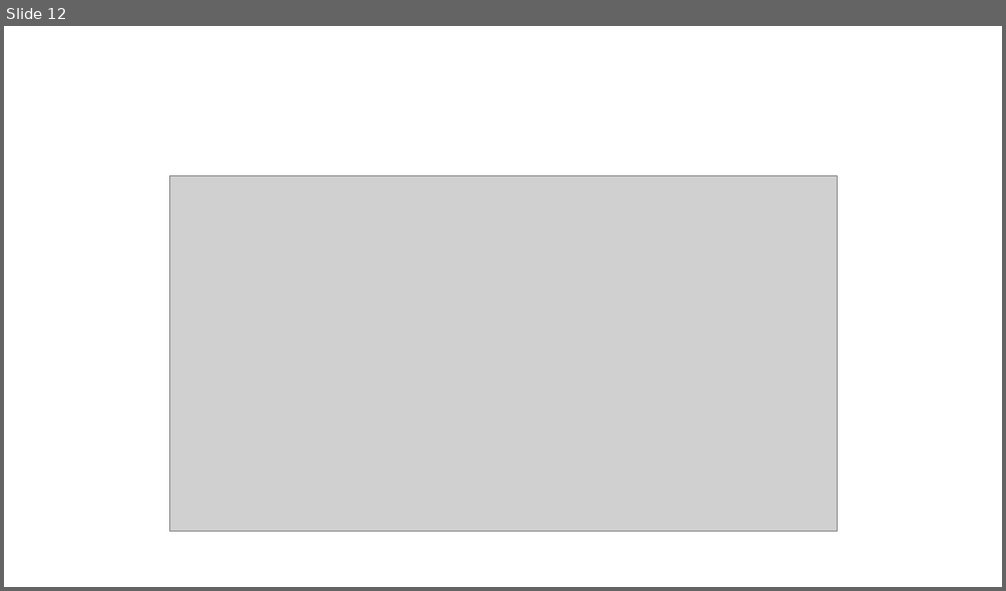
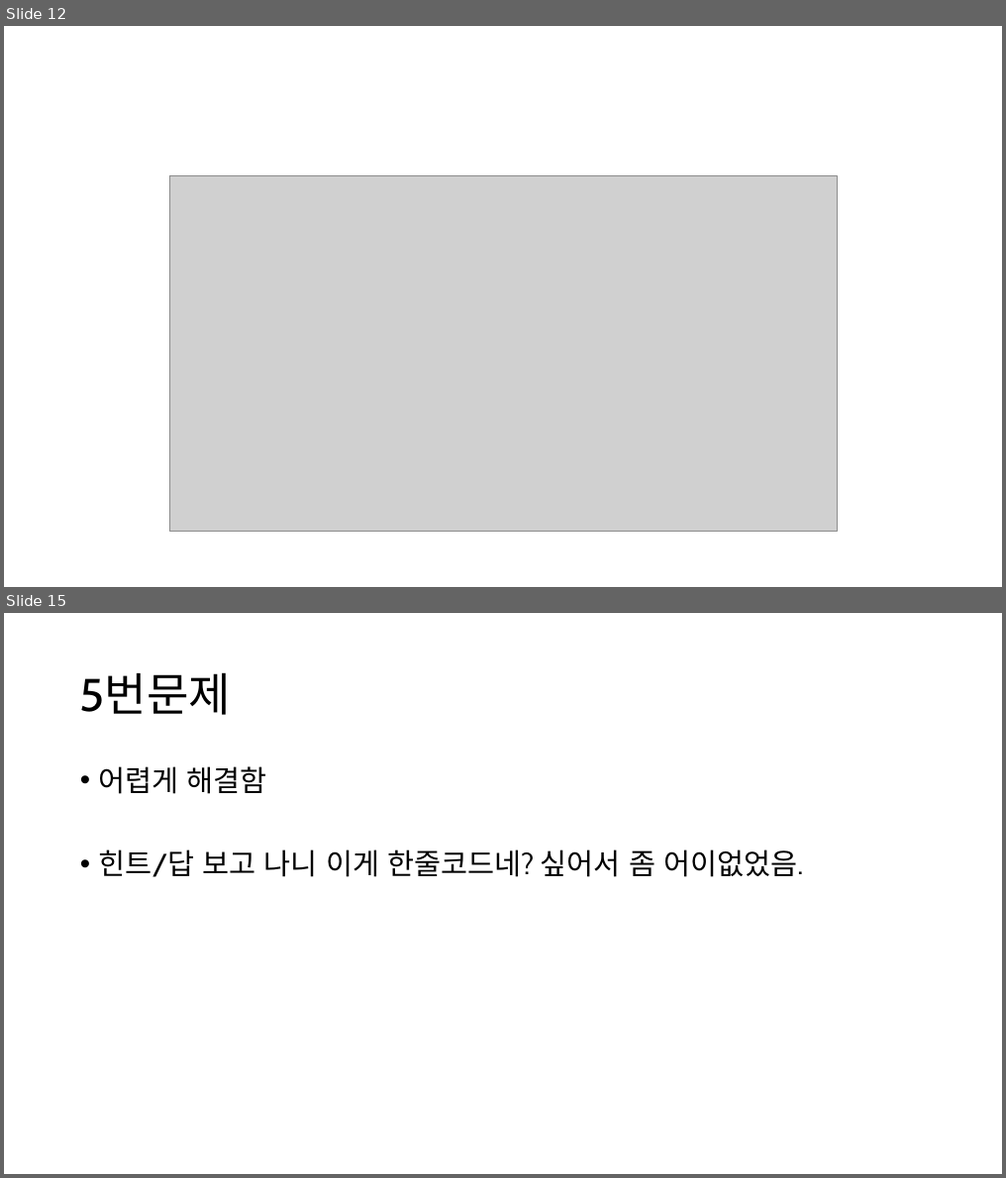
Before and after one commit to calculus0129/kaggle0, a slide deck: Kaggle!.pptx. Shown one above the other, each under a label of ours: slide 12 before the commit, slides 12 and 15 after it; the slides between them are not shown. The pictures are 1006x591 and 1006x1178 pixels, drawn with LibreOffice and Linux fonts; fonts in the diff are those of the drawing; grey boxes stand for pictures. Boxes give left, top, right and bottom in pixels: in the first picture for what was removed or moved away, otherwise in the second. Text is boxed around its words. In the diff, an @@ line names an element or a change of style, - is before the commit and + after.

```diff
--- a/Kaggle!.pptx
+++ b/Kaggle!.pptx
@@ slide 15 added at (x1=4, y1=613, x2=1002, y2=1174), background #FFFFFF @@
@@ title added at (x1=80, y1=672, x2=232, y2=715), 44 pt, text #000000 @@
+5번문제
@@ text added at (x1=99, y1=766, x2=803, y2=877), 28 pt, text #000000 @@
+• 어렵게 해결함
+• 힌트/답 보고 나니 이게 한줄코드네? 싶어서 좀 어이없었음.
```
Also in this commit, not shown: 9 other slides added, 3 other files.
